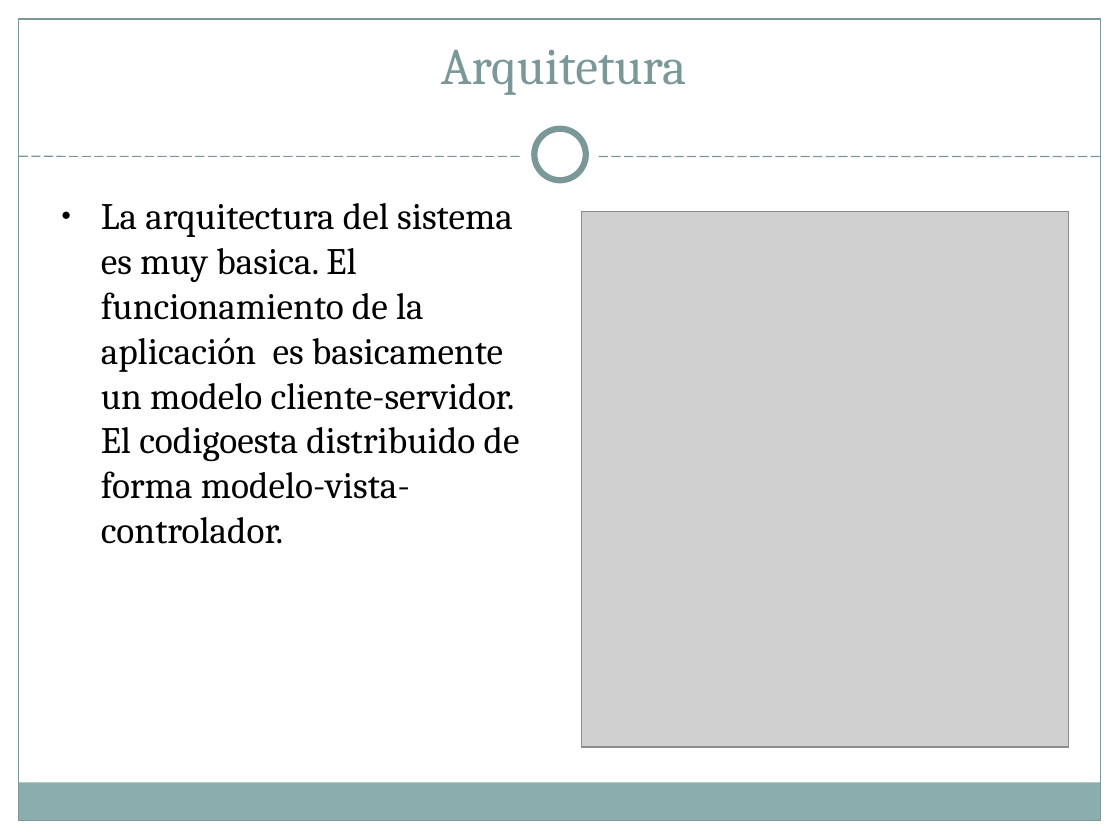
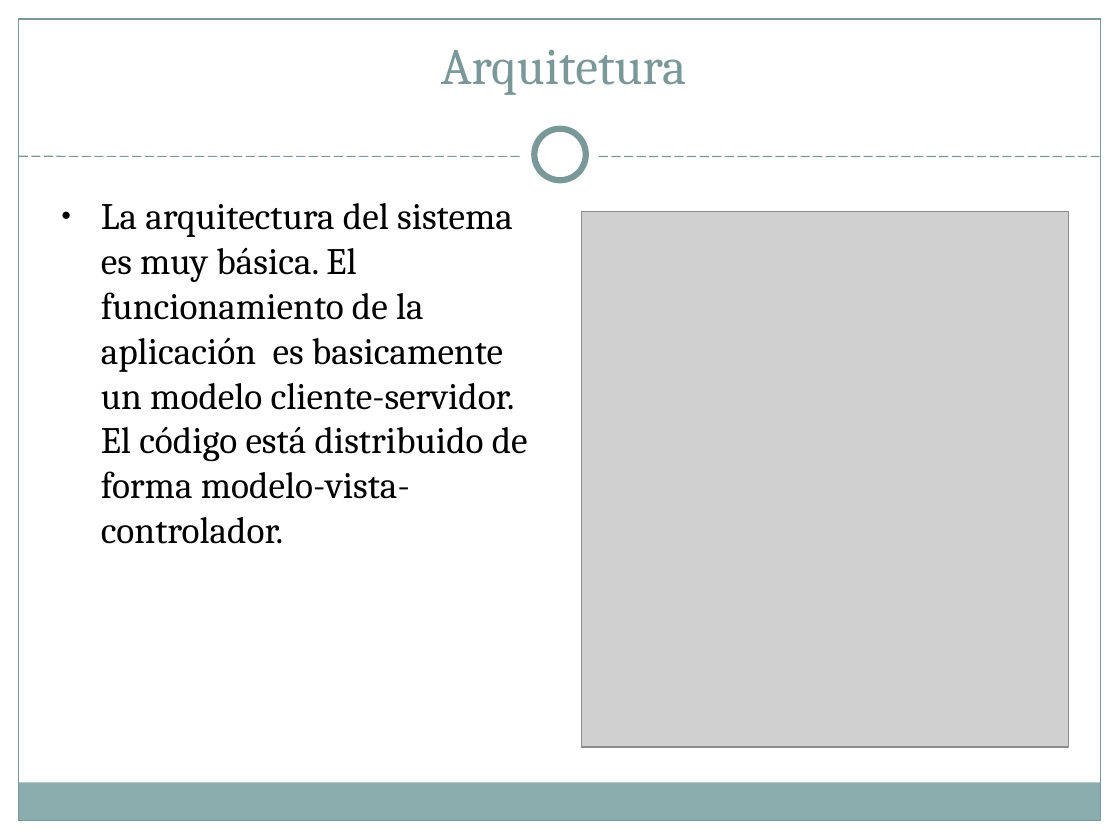
Before and after one commit to ReivajRa/Cooking_Ingenieros, a slide deck: slide 7 of Documentación/Cheap Deal presentacion.ppt (slide 6 before the commit). Drawn at 1120x840 pixels with LibreOffice and Linux fonts; fonts in the diff are those of the drawing; grey boxes stand for pictures. Boxes give left, top, right and bottom in pixels: in the first picture for what was removed or moved away, otherwise in the second. Text is boxed around its words. In the diff, an @@ line names an element or a change of style, - is before the commit and + after.

```diff
--- a/Documentación/Cheap Deal presentacion.ppt
+++ b/Documentación/Cheap Deal presentacion.ppt
@@ text at [101, 203, 528, 544]: text changed @@
-● La arquitectura del sistema es muy basica. El funcionamiento de la aplicación es basicamente un modelo cliente-servidor. El codigoesta distribuido de forma modelo-vista-controlador.
+● La arquitectura del sistema es muy básica. El funcionamiento de la aplicación es basicamente un modelo cliente-servidor. El código está distribuido de forma modelo-vista-controlador.
```
Also in this commit, not shown: 12 other slides changed, 1 slide added.
